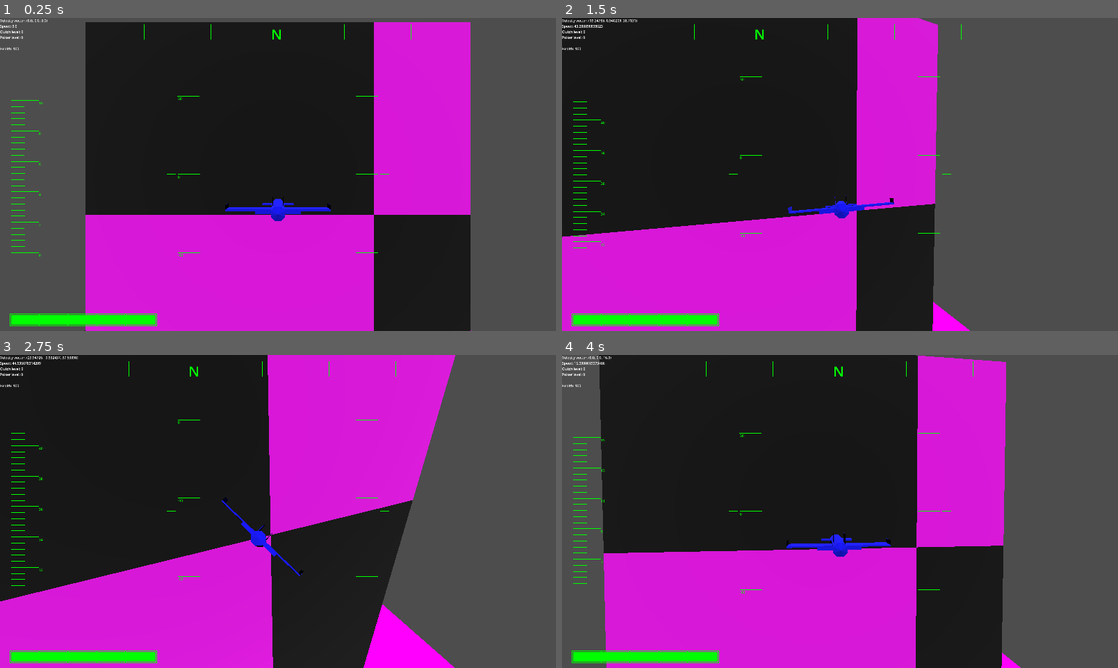
Above: before the commit, frames 1-4 (two rows, left to right).
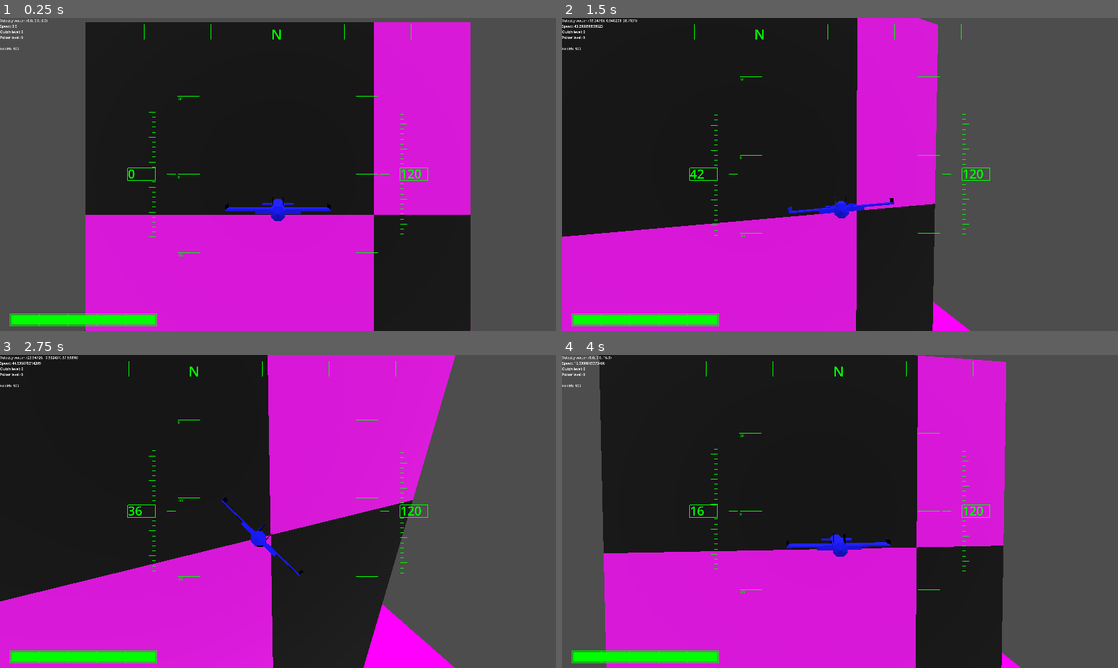
Above: after the commit, the same moments.

Repository: voidstarjms/shimmer
Game: Godot game, scene res://main.tscn
The game is run twice, just before and just after one commit, with the same random seed, the same clock (stepped at 60 frames per second) and the same inputs.
Inputs:
- Up to frame 1 (0.25 s): no input
- Up to frame 2 (1.5 s): tap Enter at 0.5 s; hold E (strafe_right) 0.53-1.28 s; tap Space (dash) at 0.6 s; hold I (pitch_down) from 1.28 s (still down); tap A (roll_ccw) at 1.35 s
- Up to frame 3 (2.75 s): release I (pitch_down) at 2.03 s; hold E (strafe_right) from 2.03 s (still down); hold D (roll_cw) from 2.03 s (still down)
- Up to frame 4 (4 s): release E (strafe_right) at 2.78 s; release D (roll_cw) at 2.78 s; hold K (pitch_up) 2.78-3.53 s; tap Shift at 2.85 s; hold Q (strafe_left) from 3.53 s (still down); tap Space (dash) at 3.6 s

The runs differ from the first frame. In frame 1, 0.4% of the frame differs, in the area x 2-77%, y 26-77%; in frame 2, 0.4%; in frame 3, 0.4%, in the area x 2-77%, y 24-74%; in frame 4, 0.4%.

Commit message:
Implemented tape gauge without scrolling markers, added airspeed gauge and altimeter, altered acceleration near max speed to prevent value bouncing in velocity vector

Diff:
--- a/gui.gd
+++ b/gui.gd
@@ -8,7 +8,10 @@
 
 var pitch_ladder : PitchLadder
 var heading_indicator : HeadingGauge
-var speed_tape
+var speed_tape : TapeGauge
+var speed_box : NumberBox
+var altimeter_tape : TapeGauge
+var altimeter_box : NumberBox
 var speed_tape_labels : Array[Label]
 var health_bar : BarGauge
 
@@ -133,7 +136,7 @@
 			label_list.append(label)
 			add_child(label)
 
-	func construct_heading_markers(fwd_vec : Vector3, view_rect : Rect2):
+	func construct(fwd_vec : Vector3, view_rect : Rect2):
 		var wx = view_rect.size.x
 		var wy = view_rect.size.y
 		var px = pos.x * wx
@@ -172,9 +175,12 @@
 	var minor_tick_gap : float # Fraction of screen size
 	var minor_tick_sz : float # Fraction of major tick width
 	var gap_value : int # The value interval between major ticks
-	var major_tick_count : int
-
-	func _init(p : Vector2, s : Vector2, max_val : int, division : Vector2, minor_sz : float, gap_val : int, view_rect : Rect2):
+	var nve_allowed : bool
+	var value_label : Label
+	var value_box_pos : float
+	var value_box_height : float
+
+	func _init(p : Vector2, s : Vector2, max_val : int, division : Vector2, minor_sz : float, gap_val : int, nve : bool, view_rect : Rect2):
 		pos = p
 		sz = s
 		max_value = max_val
@@ -182,10 +188,112 @@
 		minor_tick_gap = division.y
 		minor_tick_sz = minor_sz
 		gap_value = gap_val
-		# TODO This doesn't work because major tick count needs to be dynamically updated
-		var tape_height = view_rect.size.y * sz.y
+		nve_allowed = nve
+
+		# Default value box params
+		init_display_gap()
+
+	func init_display_gap(pos : float = 0.0, height : float = 0.0):
+		value_box_pos = pos
+		value_box_height = height
+
+	func get_display_box(view_rect : Rect2) -> Rect2:
+		if value_box_height == 0:
+			return Rect2()
+
+		var wx = view_rect.size.x
+		var wy = view_rect.size.y
+		var box_pos = Vector2(pos.x * wx, (pos.y + value_box_pos) * wy)
+		var box_sz = Vector2(sz.x, value_box_height)
+		return Rect2(box_pos, box_sz)
+
+	func construct(left : bool, metered_value : float, view_rect : Rect2):
+		var wx = view_rect.size.x
+		var wy = view_rect.size.y
+
+		# Derive measurements
+		var tape_width = wx * sz.x
+		var tape_height = wy * sz.y
 		var tick_count = int(tape_height / (tape_height * minor_tick_gap))
-		major_tick_count = tick_count / major_tick_freq
+		var tick_gap_absolute = int(minor_tick_gap * tape_height)
+		var x_absolute = pos.x * wx
+		var y_absolute = pos.y * wy
+		metered_value = clamp(metered_value, -max_value, max_value)
+
+		var mark_arr = Array()
+		var tick_iterator_start
+		var tick_iterator_end
+		if metered_value >= 0:
+			tick_iterator_start = 0
+			tick_iterator_end = tick_count + major_tick_freq
+		else:
+			tick_iterator_start = -major_tick_freq
+			tick_iterator_end = tick_count
+		for i in range(tick_iterator_start, tick_iterator_end):
+			var is_major_tick = i % major_tick_freq == 0
+
+			# Compute mark offset, cull if out of bounds
+			if nve_allowed == false:
+				metered_value = max(0, metered_value)
+			var unmetered_value_offset = tick_gap_absolute * major_tick_freq / gap_value * metered_value
+			var value_offset = fmod(unmetered_value_offset, tick_gap_absolute * major_tick_freq)
+			var tick_offset = tick_gap_absolute * i - value_offset
+			if tick_offset < 0 or tick_offset > tape_height:
+				continue
+			var tick_offset_relative = tick_offset / tape_height
+			if tick_offset_relative >= value_box_pos and tick_offset_relative <= value_box_pos + value_box_height:
+				continue
+
+			var tick_width = tape_width
+			if is_major_tick == false:
+				tick_width *= minor_tick_sz
+
+			# Compute tick mark vertices
+			var tick_start
+			var tick_end
+			if left == true:
+				tick_start = Vector2(x_absolute, y_absolute + tape_height - tick_offset)
+				tick_end = Vector2(x_absolute + tick_width, y_absolute + tape_height - tick_offset)
+			else:
+				tick_start = Vector2(x_absolute + tape_width - tick_width, y_absolute + tape_height - tick_offset)
+				tick_end = Vector2(x_absolute + tape_width, y_absolute + tape_height - tick_offset)
+
+			mark_arr.append([tick_start, tick_end])
+
+		return mark_arr
+
+class NumberBox extends TextScalable:
+	var pos : Vector2
+	var sz : Vector2
+
+	func _init(p : Vector2, s : Vector2, label_color : Color, view_rect : Rect2):
+		label_list = Array()
+		pos = p
+		sz = s
+		var wx = view_rect.size.x
+		var wy = view_rect.size.y
+		var pos_absolute = Vector2(wx * pos.x, wy * pos.y)
+		var sz_absolute = Vector2(wx * sz.x, wy * sz.y)
+		var label = Label.new()
+		label.add_theme_color_override("font_color", label_color)
+		label.add_theme_font_size_override("font_size", int(sz.y * wy))
+		label.position = pos_absolute - Vector2(0, sz_absolute.y / 4)
+		label.text = "0"
+		base_label_size = view_rect.size
+		base_font_size = label.get_theme_font_size("font_size")
+		label_list.append(label)
+		add_child(label)
+
+	func construct(view_rect : Rect2):
+		var wx = view_rect.size.x
+		var wy = view_rect.size.y
+		var pos_absolute = Vector2(wx * pos.x, wy * pos.y)
+		var sz_absolute = Vector2(wx * sz.x, wy * sz.y)
+		label_list[0].position = pos_absolute - Vector2(0, sz_absolute.y / 4)
+		return Rect2(Vector2(pos.x * wx, pos.y * wy), Vector2(sz.x * wx, sz.y * wy))
+
+	func set_value(val : int):
+		label_list[0].text = str(val)
 
 class BarGauge:
 	var pos : Vector2 # Fraction of screen size
@@ -283,7 +391,7 @@
 
 	func get_segment_lines(view_rect : Rect2) -> Array:
 		var wx = view_rect.size.x
-		var wy = view_rect.size.y
+		#var wy = view_rect.size.y
 		var segment_list = Array()
 
 		if segment_count == 1:
@@ -345,24 +453,58 @@
 			i.update()
 
 func _on_window_resized():
-	pitch_ladder.resize_text(get_viewport_rect())
-	heading_indicator.resize_text(get_viewport_rect())
+	var view_rect = get_viewport_rect()
+	pitch_ladder.resize_text(view_rect)
+	heading_indicator.resize_text(view_rect)
+	speed_box.resize_text(view_rect)
+	altimeter_box.resize_text(view_rect)
 
 func _ready() -> void:
-	pitch_ladder = PitchLadder.new(Vector2(0.3, 0.125), Vector2(0.4, 0.75), 0.016, 0.004, 0.04, 7, gui_color, get_viewport_rect())
+	var view_rect = get_viewport_rect()
+
+	pitch_ladder = PitchLadder.new(Vector2(0.3, 0.125), Vector2(0.4, 0.75), 0.016, 0.004, 0.04, 7, gui_color, view_rect)
 	self.add_child(pitch_ladder)
 
 	heading_indicator = HeadingGauge.new(Vector2(0.2, 0.02), Vector2(0.6, 0.05), 5, 40, gui_color)
 	self.add_child(heading_indicator)
 
-	# Initialize speed tape
-	speed_tape = TapeGauge.new(Vector2(0.02, 0.25), Vector2(0.05, 0.5), 100, Vector2(5, 0.04), 0.5, 2, get_viewport_rect())
-	speed_tape_labels = []
-	for i in speed_tape.major_tick_count + 1:
-		var label = Label.new()
-		label.set("theme_override_colors/font_color", gui_color)
-		speed_tape_labels.append(label)
-		add_child(label)
+	var speed_tape_x = 0.2675
+	var speed_tape_y = 0.3
+	var speed_tape_w = 0.0125
+	var speed_tape_h = 0.4
+	var speed_tape_pos = Vector2(speed_tape_x, speed_tape_y)
+	var speed_tape_sz = Vector2(speed_tape_w, speed_tape_h)
+	var speed_tape_gap_h = 0.1
+	var speed_tape_gap_y = 0.5 - speed_tape_gap_h / 2
+	speed_tape = TapeGauge.new(speed_tape_pos, speed_tape_sz, 99, Vector2(5, 0.04), 0.5, 5, true, view_rect)
+	speed_tape.init_display_gap(speed_tape_gap_y, speed_tape_gap_h)
+	self.add_child(speed_tape)
+
+	var speed_box_x = speed_tape_x - 3 * speed_tape_w
+	var speed_box_y = speed_tape_y + speed_tape_gap_y * speed_tape_h
+	var speed_box_pos = Vector2(speed_box_x, speed_box_y)
+	var speed_box_sz = Vector2(4 * speed_tape_w, speed_tape_gap_h * speed_tape_h)
+	speed_box = NumberBox.new(speed_box_pos, speed_box_sz, gui_color, view_rect)
+	self.add_child(speed_box)
+
+	var altimeter_tape_x = 0.72
+	var altimeter_tape_y = 0.3
+	var altimeter_tape_w = 0.0125
+	var altimeter_tape_h = 0.4
+	var altimeter_tape_pos = Vector2(altimeter_tape_x, altimeter_tape_y)
+	var altimeter_tape_sz = Vector2(altimeter_tape_w, altimeter_tape_h)
+	var altimeter_tape_gap_h = 0.1
+	var altimeter_tape_gap_y = 0.5 - altimeter_tape_gap_h / 2
+	altimeter_tape = TapeGauge.new(altimeter_tape_pos, altimeter_tape_sz, 999, Vector2(5, 0.04), 0.5, 10, false, view_rect)
+	altimeter_tape.init_display_gap(altimeter_tape_gap_y, altimeter_tape_gap_h)
+	self.add_child(altimeter_tape)
+
+	var altimeter_box_x = altimeter_tape_x
+	var altimeter_box_y = altimeter_tape_y + altimeter_tape_gap_y * altimeter_tape_h
+	var altimeter_box_pos = Vector2(altimeter_box_x, altimeter_box_y)
+	var altimeter_box_sz = Vector2(4 * altimeter_tape_w, altimeter_tape_gap_h * altimeter_tape_h)
+	altimeter_box = NumberBox.new(altimeter_box_pos, altimeter_box_sz, gui_color, view_rect)
+	self.add_child(altimeter_box)
 
 	health_bar = BarGauge.new(Vector2(0.02, 0.95), Vector2(0.26, 0.03), [Color.RED, Color.GREEN], 0)
 	health_bar.set_framing(0.002, Color.GREEN, 0, 20)
@@ -372,65 +514,6 @@
 
 	get_window().size_changed.connect(_on_window_resized)
 	_on_window_resized()
-
-func construct_tape_gauge_array(gauge : TapeGauge, label_arr : Array, left : bool, metered_value : float):
-	var w = get_viewport_rect()
-	var wx = w.size.x
-	var wy = w.size.y
-
-	# Extract members from TapeGuage object
-	var tape_pos = gauge.pos
-	var tape_sz = gauge.sz
-	var tape_max_value = gauge.max_value
-	var tape_major_tick_freq = gauge.major_tick_freq
-	var tape_minor_tick_gap = gauge.minor_tick_gap
-	var tape_minor_tick_sz = gauge.minor_tick_sz
-	var tape_gap_value = gauge.gap_value
-
-	# Derive measurements
-	var tape_width = wx * tape_sz.x
-	var tape_height = wy * tape_sz.y
-	var tick_count = int(tape_height / (tape_height * tape_minor_tick_gap))
-	var tick_gap_absolute = int(tape_minor_tick_gap * tape_height)
-	var x_absolute = tape_pos.x * wx
-	var y_absolute = tape_pos.y * wy
-	metered_value = min(metered_value, tape_max_value)
-
-	var mark_arr = Array()
-	for i in tick_count + tape_major_tick_freq:
-		var is_major_tick = i % tape_major_tick_freq == 0
-		if is_major_tick == true:
-			label_arr[i / tape_major_tick_freq].visible = false
-
-		# Compute mark offset, cull if out of bounds
-		var metered_val_offset = tick_gap_absolute * i - fposmod(tick_gap_absolute * tape_major_tick_freq / tape_gap_value * metered_value, (tick_gap_absolute * tape_major_tick_freq))
-		if metered_val_offset < 0 or metered_val_offset >= tape_height:
-			continue
-
-		var tick_width = tape_width
-		if is_major_tick == false:
-			tick_width *= tape_minor_tick_sz
-		else:
-			label_arr[i / tape_major_tick_freq].visible = true
-
-		# Compute tick mark vertices
-		var tick_start
-		var tick_end
-		if left == true:
-			tick_start = Vector2(x_absolute, y_absolute + tape_height - metered_val_offset)
-			tick_end = Vector2(x_absolute + tick_width, y_absolute + tape_height - metered_val_offset)
-		else:
-			tick_start = Vector2(x_absolute + tape_width - tick_width, y_absolute + metered_val_offset)
-			tick_end = Vector2(x_absolute + tape_width, y_absolute + metered_val_offset)
-
-		if is_major_tick == true:
-			label_arr[i / tape_major_tick_freq].position = tick_end
-			if label_arr[i / tape_major_tick_freq].position.y > tape_height + tape_pos.y:
-				pass#label_arr.push_back(label_arr.pop_front())
-			label_arr[i / tape_major_tick_freq].text = str(int(float(i) / tape_major_tick_freq * tape_gap_value) + max(int(metered_value / tape_major_tick_freq) - tape_gap_value, 0) * tape_major_tick_freq)
-		mark_arr.append([tick_start, tick_end])
-
-	return mark_arr
 
 func _process(delta: float) -> void:
 	queue_redraw()
@@ -455,15 +538,29 @@
 		draw_line(i[0][0], i[0][1], gui_color)
 		draw_line(i[1][0], i[1][1], gui_color)
 
-	var compass_data = heading_indicator.construct_heading_markers(raw_fwd, view_rect)
+	var compass_data = heading_indicator.construct(raw_fwd, view_rect)
 	for i in compass_data:
 		if i != null:
 			draw_line(i[0], i[1], gui_color)
 
 	# Draw speed tape
-	var speed_tape_array = construct_tape_gauge_array(speed_tape, speed_tape_labels, true, $"../../ZealousJay".vel_vec.length())
+	var unsigned_fwd_vel = $"../../ZealousJay".vel_vec.project(raw_fwd).length()
+	var fwd_vel = unsigned_fwd_vel * $"../../ZealousJay".vel_vec.project(raw_fwd).normalized().dot(raw_fwd)
+	var speed_tape_array = speed_tape.construct(false, fwd_vel, view_rect)
 	for i in speed_tape_array:
 		draw_line(i[0], i[1], gui_color)
+	var speed_box_rect = speed_box.construct(view_rect)
+	draw_rect(speed_box_rect, gui_color, false)
+	speed_box.set_value(fwd_vel)
+
+	# Draw altimeter tape
+	var altitude = $"../../ZealousJay".transform.origin.y
+	var altimeter_tape_array = altimeter_tape.construct(true, altitude, view_rect)
+	for i in altimeter_tape_array:
+		draw_line(i[0], i[1], gui_color)
+	var altimeter_box_rect = altimeter_box.construct(view_rect)
+	draw_rect(altimeter_box_rect, gui_color, false)
+	altimeter_box.set_value(altitude)
 
 	## Draw health bar
 	health_bar.set_value($"../../ZealousJay".health)
--- a/shimwing_abstract.gd
+++ b/shimwing_abstract.gd
@@ -281,18 +281,36 @@
 	var prev_vel_vec = vel_vec
 	var actual_max_speed = max_spd * (dash_max_spd_multiplier if dash_counter > 0 else 1)
 	var acc_transformed = transform.basis * acc_vec
+	# x direction
 	if abs(vel_vec.x) > actual_max_speed:
-		vel_vec.x -= max_drag_decel * sign(vel_vec.x) * Engine.time_scale
+		var result = vel_vec.x - max_drag_decel * sign(vel_vec.x) * Engine.time_scale
+		if abs(result) < actual_max_speed:
+			vel_vec.x = actual_max_speed * sign(vel_vec.x)
+		else:
+			vel_vec.x = result
 	else:
 		vel_vec.x += acc_transformed.x * Engine.time_scale
+		vel_vec.x = min(abs(vel_vec.x), actual_max_speed) * sign(vel_vec.x)
+	# y direction
 	if abs(vel_vec.y) > actual_max_speed:
-		vel_vec.y -= max_drag_decel * sign(vel_vec.y) * Engine.time_scale
+		var result = vel_vec.y - max_drag_decel * sign(vel_vec.y) * Engine.time_scale
+		if abs(result) < actual_max_speed:
+			vel_vec.y = actual_max_speed * sign(vel_vec.y)
+		else:
+			vel_vec.y = result
 	else:
 		vel_vec.y += acc_transformed.y * Engine.time_scale
+		vel_vec.y = min(abs(vel_vec.y), actual_max_speed) * sign(vel_vec.y)
+	# z direction
 	if abs(vel_vec.z) > actual_max_speed:
-		vel_vec.z -= max_drag_decel * sign(vel_vec.z) * Engine.time_scale
+		var result = vel_vec.z - max_drag_decel * sign(vel_vec.z) * Engine.time_scale
+		if abs(result) < actual_max_speed:
+			vel_vec.z = actual_max_speed * sign(vel_vec.z)
+		else:
+			vel_vec.z = result
 	else:
 		vel_vec.z += acc_transformed.z * Engine.time_scale
+		vel_vec.z = min(abs(vel_vec.z), actual_max_speed) * sign(vel_vec.z)
 
 	# Decrement dash time counter
 	if dash_counter > 0:
